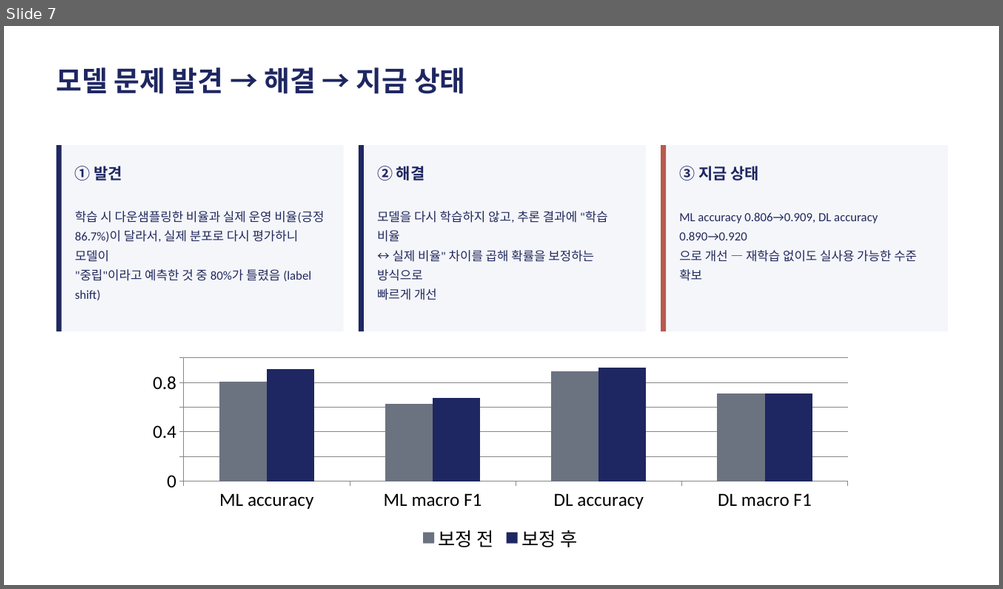
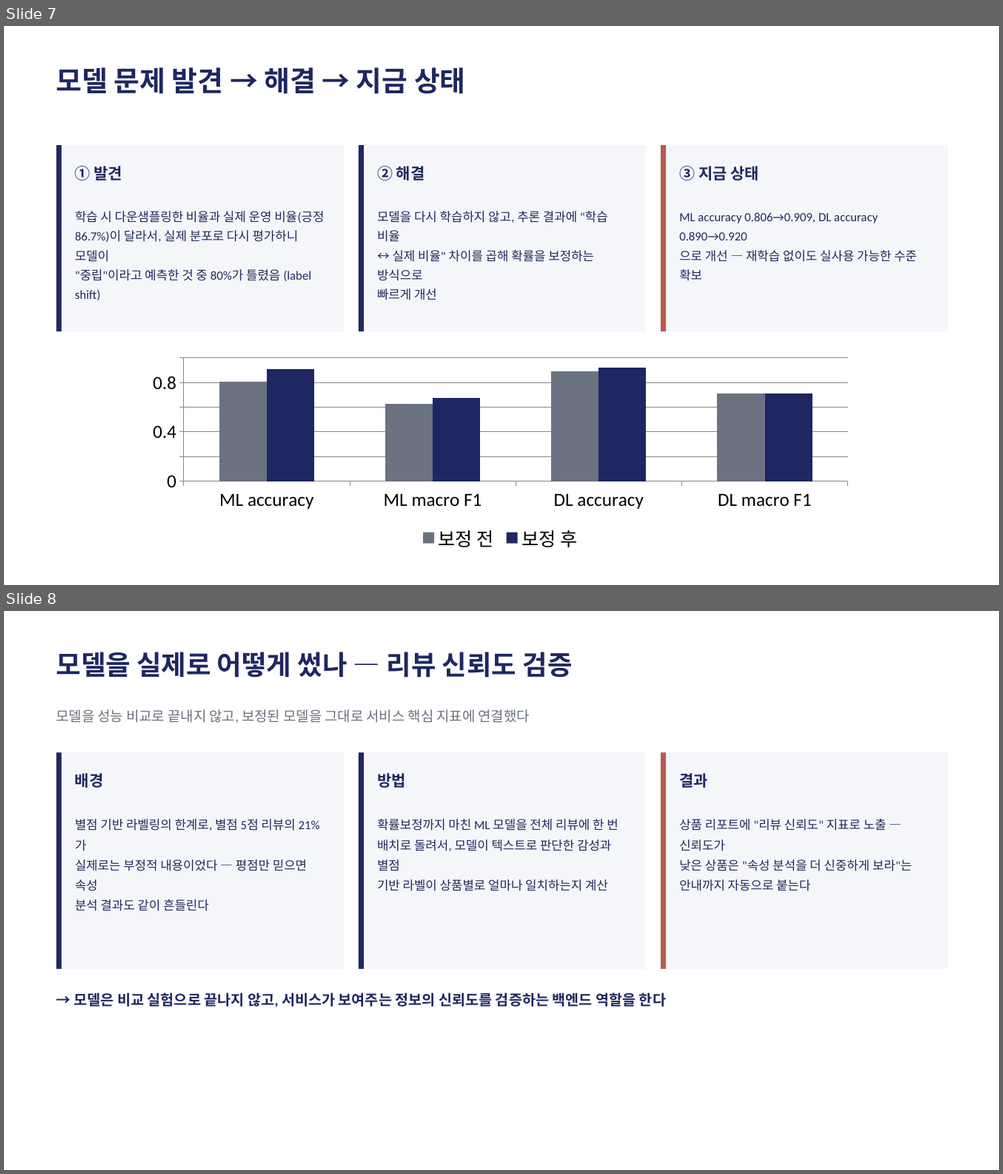
Before and after one commit to dong29482757-beep/shopping-review-crawler, a slide deck: BeautyScope_발표.pptx. Shown one above the other, each under a label of ours: slide 7 before the commit, slides 7 and 8 after it. The pictures are 1003x589 and 1003x1174 pixels, drawn with LibreOffice and Linux fonts; fonts in the diff are those of the drawing. Boxes give left, top, right and bottom in pixels: in the first picture for what was removed or moved away, otherwise in the second. Text is boxed around its words. In the diff, an @@ line names an element or a change of style, - is before the commit and + after.

```diff
--- a/BeautyScope_발표.pptx
+++ b/BeautyScope_발표.pptx
@@ slide 8 added at [4,611,999,1170], background #FFFFFF @@
@@ text added at [57,652,572,678], 26 pt, text #1E2761, bold @@
+모델을 실제로 어떻게 썼나 — 리뷰 신뢰도 검증
@@ text added at [57,709,529,723], 13.5 pt, text #6B7280 @@
+모델을 성능 비교로 끝내지 않고, 보정된 모델을 그대로 서비스 핵심 지표에 연결했다
@@ rectangle added at [57,753,344,969], fill #F5F6FA @@
@@ rectangle added at [57,753,62,969], fill #1E2761 @@
@@ rectangle added at [358,753,646,969], fill #F5F6FA @@
@@ rectangle added at [358,753,364,969], fill #1E2761 @@
@@ rectangle added at [660,753,948,969], fill #F5F6FA @@
@@ rectangle added at [660,753,666,969], fill #B85A4D @@
@@ text added at [75,773,104,788], 15 pt, text #1E2761, bold @@
+배경
@@ text added at [377,773,406,788], 15 pt, text #1E2761, bold @@
+방법
@@ text added at [679,773,708,788], 15 pt, text #1E2761, bold @@
+결과
@@ text added at [75,819,320,911], 12 pt, text #21295C @@
+별점 기반 라벨링의 한계로, 별점 5점 리뷰의 21%가
+실제로는 부정적 내용이었다 — 평점만 믿으면 속성
+분석 결과도 같이 흔들린다
@@ text added at [377,819,617,891], 12 pt, text #21295C @@
+확률보정까지 마친 ML 모델을 전체 리뷰에 한 번
+배치로 돌려서, 모델이 텍스트로 판단한 감성과 별점
+기반 라벨이 상품별로 얼마나 일치하는지 계산
@@ text added at [679,819,911,891], 12 pt, text #21295C @@
+상품 리포트에 "리뷰 신뢰도" 지표로 노출 — 신뢰도가
+낮은 상품은 "속성 분석을 더 신중하게 보라"는
+안내까지 자동으로 붙는다
@@ text added at [74,993,666,1008], 14 pt, text #1E2761, bold @@
+→ 모델은 비교 실험으로 끝나지 않고, 서비스가 보여주는 정보의 신뢰도를 검증하는 백엔드 역할을 한다
```
Also in this commit, not shown: 3 other files.
